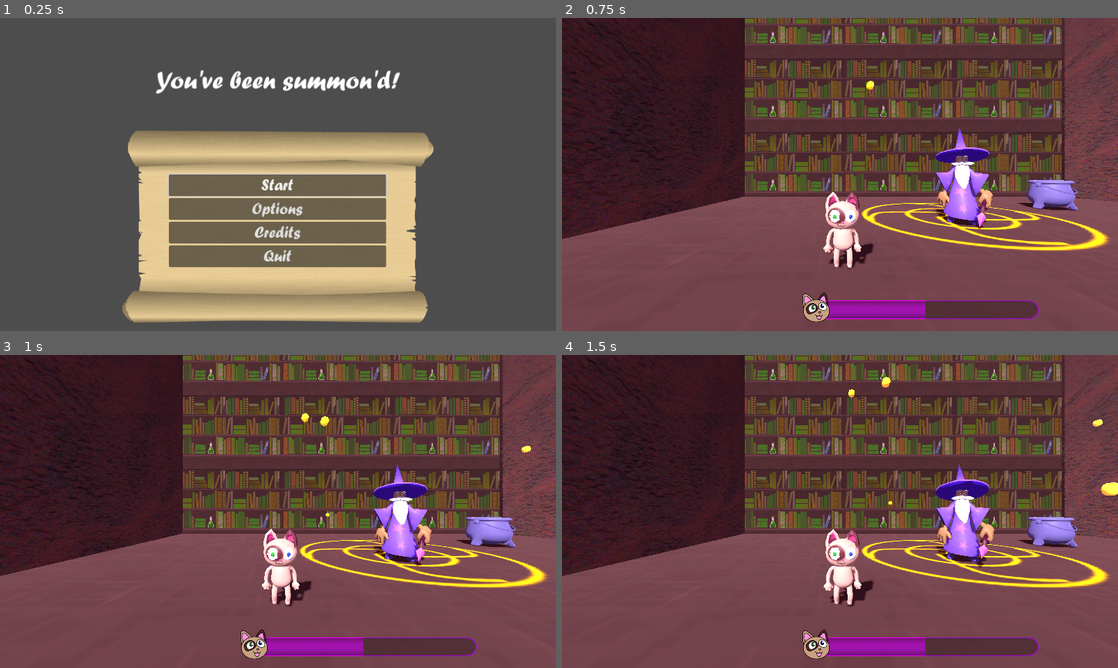
Above: before the commit, frames 1-4 (two rows, left to right).
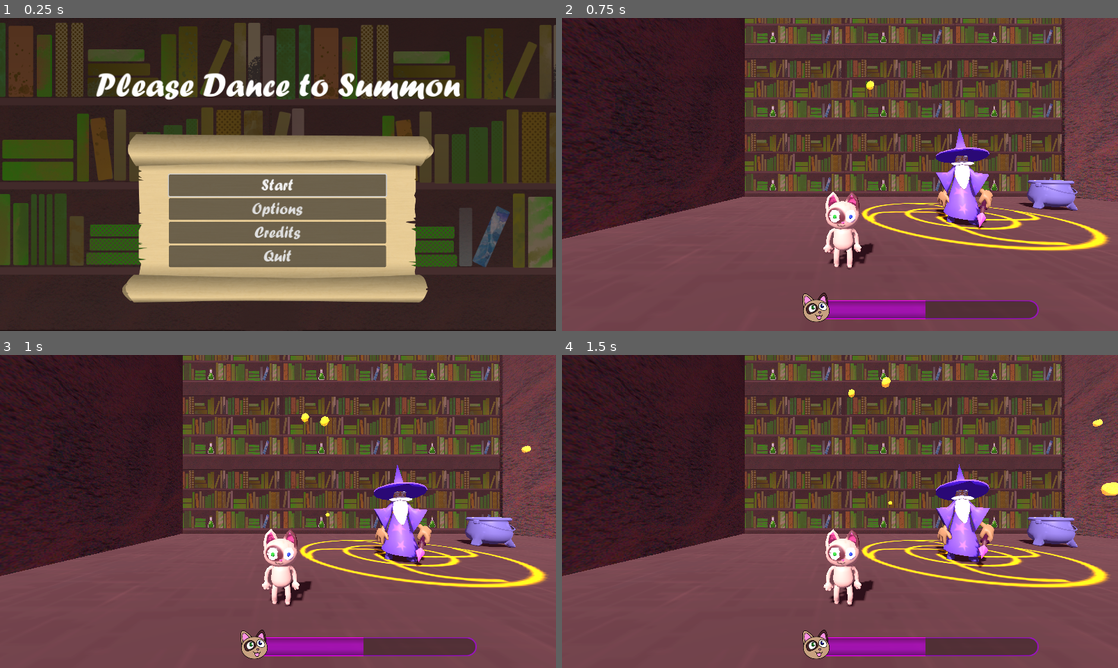
Above: after the commit, the same moments.

Repository: Yngwarr/ludum-dare-55
Game: Godot game, scene res://scenes/MainMenu.tscn
Same seed, same stepped clock (60 frames per second), same inputs: the game is played once before the commit and once after it. The engine's default icon, where the game draws it, is replaced by a stand-in: a white triangle on a blue panel in a dark square.
Inputs:
- Up to frame 1 (0.25 s): no input
- Up to frame 2 (0.75 s): click "Start" at 0.5 s
- Up to frame 3 (1 s): no input
- Up to frame 4 (1.5 s): hold Right (game_right) from 1.28 s (still down)

The runs differ from the first frame. In frame 1, 75% of the frame differs, in the area x 0-100%, y 0-100%; in frame 2, nothing differs; in frame 3, nothing differs; in frame 4, nothing differs.

Commit message:
update menu

Diff:
--- a/scenes/MainMenu.tscn
+++ b/scenes/MainMenu.tscn
@@ -1,16 +1,17 @@
-[gd_scene load_steps=9 format=3 uid="uid://cbplqxkaqi83r"]
+[gd_scene load_steps=10 format=3 uid="uid://cbplqxkaqi83r"]
 
 [ext_resource type="Script" path="res://src/UI/MainMenu.gd" id="1_62wd7"]
 [ext_resource type="Texture2D" uid="uid://bj0pmnqbpyofn" path="res://img/scroll_wide.png" id="2_3shx6"]
 [ext_resource type="Script" path="res://src/UI/ChangeSceneButton.gd" id="2_5fb6k"]
 [ext_resource type="PackedScene" uid="uid://dp02anwflcyv8" path="res://scenes/OptionsWindow.tscn" id="2_eahdg"]
+[ext_resource type="Texture2D" uid="uid://cuc8mvxih2i4i" path="res://img/books.png" id="2_xyu0m"]
 [ext_resource type="Script" path="res://src/UI/ShowPopupButton.gd" id="3_pto1d"]
 [ext_resource type="FontFile" uid="uid://r57v0uwa05j4" path="res://font/FORTE.TTF" id="3_wv4rd"]
 [ext_resource type="Script" path="res://src/UI/QuitButton.gd" id="4_kgmp6"]
 
 [sub_resource type="LabelSettings" id="LabelSettings_8bkd4"]
 font = ExtResource("3_wv4rd")
-font_size = 52
+font_size = 70
 
 [node name="MainMenu" type="Node2D" node_paths=PackedStringArray("first_to_focus")]
 script = ExtResource("1_62wd7")
@@ -18,11 +19,18 @@
 
 [node name="Menu" type="CanvasLayer" parent="."]
 
+[node name="TextureRect2" type="TextureRect" parent="Menu"]
+offset_left = -86.0
+offset_top = -1.0
+offset_right = 1212.0
+offset_bottom = 648.0
+texture = ExtResource("2_xyu0m")
+
 [node name="TextureRect" type="TextureRect" parent="Menu"]
 offset_left = 253.0
-offset_top = 233.0
+offset_top = 241.0
 offset_right = 899.0
-offset_bottom = 631.0
+offset_bottom = 589.0
 texture = ExtResource("2_3shx6")
 expand_mode = 1
 
@@ -32,7 +40,7 @@
 offset_top = 100.0
 offset_bottom = 175.0
 grow_horizontal = 2
-text = "You've been summon'd!"
+text = "Please Dance to Summon"
 label_settings = SubResource("LabelSettings_8bkd4")
 horizontal_alignment = 1
 
